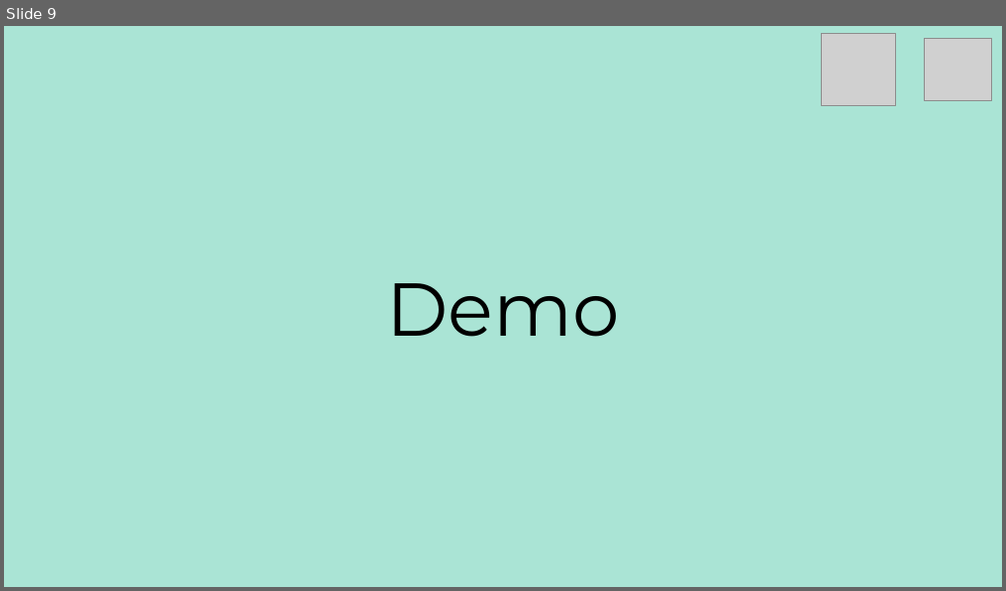
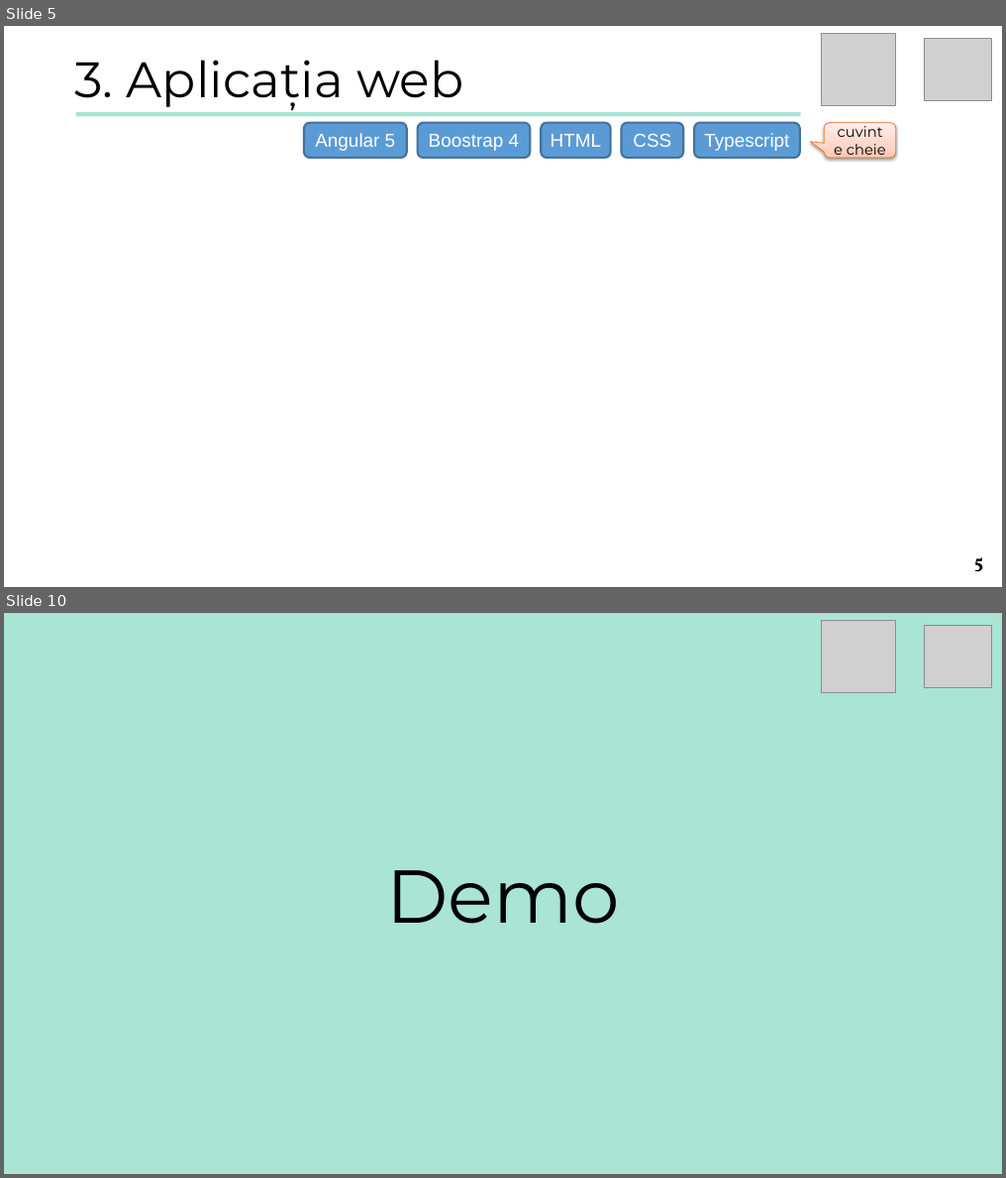
Before and after one commit to turcunicusor/Licenta, a slide deck: Documentation/Presentation.pptx. Shown one above the other, each under a label of ours: slide 9 before the commit, slides 5 and 10 after it; the slides between them are not shown. The pictures are 1006x591 and 1006x1178 pixels, drawn with LibreOffice and Linux fonts; fonts in the diff are those of the drawing; grey boxes stand for pictures. Boxes give left, top, right and bottom in pixels: in the first picture for what was removed or moved away, otherwise in the second. Text is boxed around its words. In the diff, an @@ line names an element or a change of style, - is before the commit and + after.

```diff
--- a/Documentation/Presentation.pptx
+++ b/Documentation/Presentation.pptx
@@ slide 5 added at bbox=[4, 26, 1002, 587], background #FFFFFF @@
@@ picture added at bbox=[822, 33, 896, 106] @@
@@ picture added at bbox=[924, 38, 991, 101] @@
@@ text added at bbox=[75, 60, 463, 109], 48 pt, text #000000 @@
+3. Aplicația web
@@ rectangle added at bbox=[76, 112, 801, 116], fill #AAE4D5 @@
@@ rounded rectangle added at bbox=[304, 123, 407, 158], fill #5B9BD5, outline #43739E 2 pt, 18 pt, text #FFFFFF @@
+Angular 5
@@ rounded rectangle added at bbox=[417, 123, 530, 158], fill #5B9BD5, outline #43739E 2 pt, 18 pt, text #FFFFFF @@
+Boostrap 4
@@ rounded rectangle added at bbox=[541, 123, 611, 158], fill #5B9BD5, outline #43739E 2 pt, 18 pt, text #FFFFFF @@
+HTML
@@ rounded rectangle added at bbox=[622, 123, 684, 158], fill #5B9BD5, outline #43739E 2 pt, 18 pt, text #FFFFFF @@
+CSS
@@ rounded rectangle added at bbox=[694, 123, 800, 158], fill #5B9BD5, outline #43739E 2 pt, 18 pt, text #FFFFFF @@
+Typescript
@@ rounded speech box added at bbox=[825, 123, 896, 158], fill gradient #FFC7B6 to #FFD7CB to #FFF0EB, outline #EC792B 0.75 pt, 14 pt, text #000000 @@
+cuvinte cheie
@@ page number added at bbox=[974, 558, 983, 572], 18 pt, text #000000, bold @@
+5
@@ what was slide 9 is now slide 10 @@
```
Also in this commit, not shown: 8 slides changed, 2 other slides added, 1 other file.
